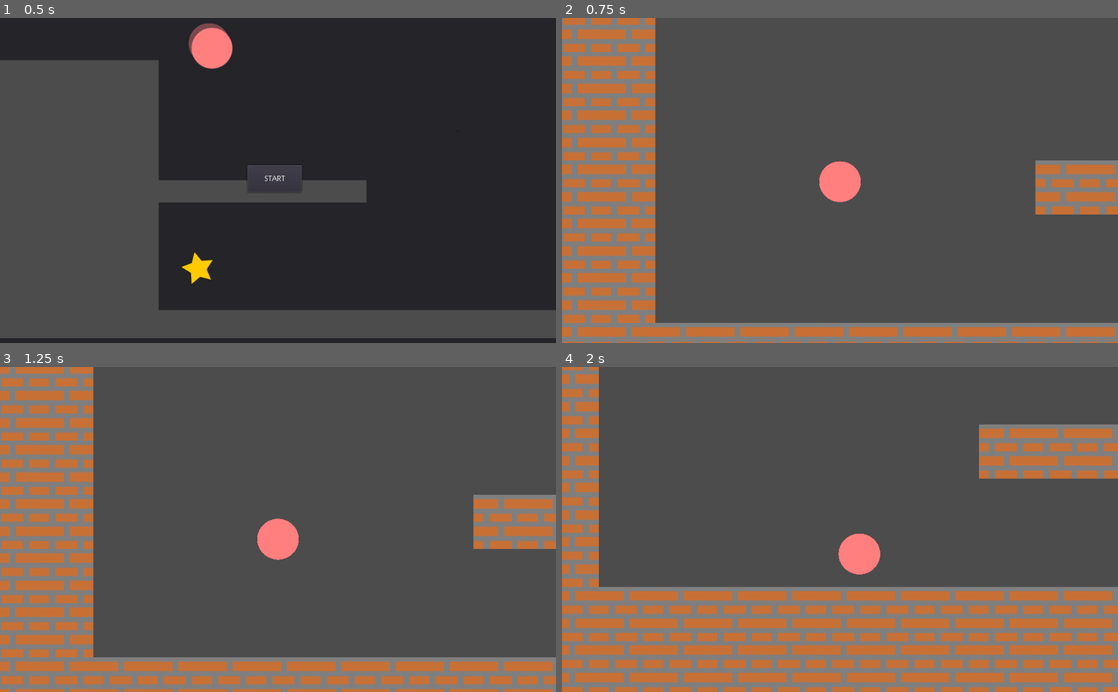
Above: before the commit, frames 1-4 (two rows, left to right).
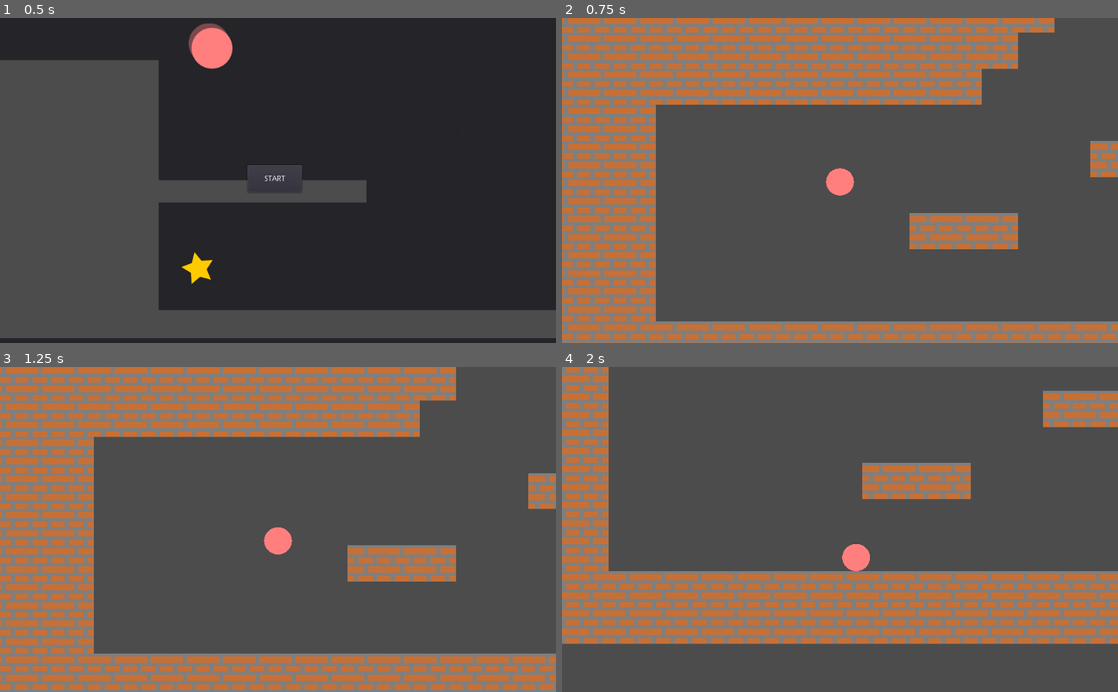
Above: after the commit, the same moments.

Repository: il4mb/bounce
Game: Godot game, scene res://Control.tscn
Two runs of this game, one before a commit and one after it. Both use one fixed random seed, a clock stepped at 60 frames per second and the inputs below.
Inputs:
- Up to frame 1 (0.5 s): no input
- Up to frame 2 (0.75 s): click "START" at 0.5 s
- Up to frame 3 (1.25 s): no input
- Up to frame 4 (2 s): hold Right (ui_right) from 1.28 s (still down); tap Up (ui_up) at 1.35, 1.52, 1.82 s

Frame 1 is identical in both runs. In frame 2, 33% of the frame differs, in the area x 0-100%, y 0-100%; in frame 3, 34%; in frame 4, 41%.

Commit message:
Changes to be committed: 	new file:   floor.gd 	modified:   new_tileset.tres 	modified:   player.gd 	modified:   player.tscn 	modified:   scene1.tscn

Diff:
--- /dev/null
+++ b/floor.gd
@@ -0,0 +1,16 @@
+extends Polygon2D
+
+
+# Declare member variables here. Examples:
+# var a = 2
+# var b = "text"
+
+
+# Called when the node enters the scene tree for the first time.
+func _ready():
+	pass
+
+
+# Called every frame. 'delta' is the elapsed time since the previous frame.
+func _process(delta):
+	print(delta)#	pass
--- a/new_tileset.tres
+++ b/new_tileset.tres
@@ -1,12 +1,9 @@
-[gd_resource type="TileSet" load_steps=4 format=2]
+[gd_resource type="TileSet" load_steps=3 format=2]
 
 [ext_resource path="res://assets/png/brick.png" type="Texture" id=1]
 
 [sub_resource type="ConvexPolygonShape2D" id=1]
-points = PoolVector2Array( 0, 0, 100, 0, 100, 100, 0, 100 )
-
-[sub_resource type="ConvexPolygonShape2D" id=2]
-points = PoolVector2Array( 0, 0, 100, 0, 100, 100, 0, 100 )
+points = PoolVector2Array( 0, 100, 0, 0, 100, 0, 100, 100, 100, 100 )
 
 [resource]
 0/name = "brick.png 0"
@@ -28,11 +25,5 @@
 "one_way_margin": 1.0,
 "shape": SubResource( 1 ),
 "shape_transform": Transform2D( 1, 0, 0, 1, 0, 0 )
-}, {
-"autotile_coord": Vector2( 0, 0 ),
-"one_way": false,
-"one_way_margin": 1.0,
-"shape": SubResource( 2 ),
-"shape_transform": Transform2D( 1, 0, 0, 1, 0, 0 )
 } ]
 0/z_index = 0
--- a/player.gd
+++ b/player.gd
@@ -1,22 +1,54 @@
 extends KinematicBody2D
 
-const GRAVITY = 200.0
-const WALK_SPEED = 200
+const GRAVITY = 350.0
+const WALK_SPEED = 250
+const JUMP = 400
 
-var velocity = Vector2()
+const velocity = Vector2()
+var is_runn = false
 
 func _physics_process(delta):
-	velocity.y += delta * GRAVITY
+
+	if ! is_on_floor():
+		velocity.y += delta * GRAVITY
+
+	if is_runn :
+		if velocity.x > 0 :
+			velocity.x -= 2
+		elif velocity.x < 0 :
+			velocity.x += 2
+		else :
+			is_runn = false
 
 	if Input.is_action_pressed("ui_left"):
 		velocity.x = -WALK_SPEED
+		is_runn = true
+
 	elif Input.is_action_pressed("ui_right"):
-		velocity.x =  WALK_SPEED
+		velocity.x = WALK_SPEED
+		is_runn = true
+
+	if Input.is_action_just_pressed("ui_up") :
+		# jump
+		if velocity.y <= 10 && velocity.y > -10 :
+			velocity.y = -JUMP
+
+	elif Input.is_action_just_pressed("ui_down") :
+		# down
+		print("nothing")
 	else:
-		velocity.x = 0
+		if is_on_floor():
+			velocity.y = (velocity.y/2) - velocity.y # efek memantul
+
+	if is_on_ceiling() :
+		print((velocity.y/200)*velocity.y)
+		velocity.y = (velocity.y/200)*velocity.y
+
+	print(velocity.y)
+	move_and_slide(velocity, Vector2(0, -1))
+
 
 	# We don't need to multiply velocity by delta because "move_and_slide" already takes delta time into account.
 
 	# The second parameter of "move_and_slide" is the normal pointing up.
 	# In the case of a 2D platformer, in Godot, upward is negative y, which translates to -1 as a normal.
-	move_and_slide(velocity, Vector2(0, -1))
--- a/player.tscn
+++ b/player.tscn
@@ -17,11 +17,14 @@
 position = Vector2( 0, -4.54747e-13 )
 scale = Vector2( 0.2, 0.2 )
 current = true
+zoom = Vector2( 1.5, 1.5 )
 limit_smoothed = true
 smoothing_enabled = true
 
 [node name="CollisionShape2D" type="CollisionShape2D" parent="."]
 position = Vector2( 3.8147e-06, -7.62939e-06 )
-scale = Vector2( 4.51544, 4.43909 )
+scale = Vector2( 3.81615, 3.82704 )
 shape = SubResource( 1 )
-one_way_collision = true
+
+[connection signal="tree_entered" from="Camera2D" to="." method="_on_Camera2D_tree_entered"]
+[connection signal="tree_entered" from="CollisionShape2D" to="." method="_on_CollisionShape2D_tree_entered"]
--- a/scene1.tscn
+++ b/scene1.tscn
@@ -7,7 +7,7 @@
 
 [node name="KinematicBody2D" parent="." instance=ExtResource( 1 )]
 light_mask = 1023
-position = Vector2( 440, 336 )
+position = Vector2( 608, 208 )
 scale = Vector2( 1.01732, 1 )
 
 [node name="TileMap" type="TileMap" parent="."]
@@ -15,3 +15,5 @@
 cell_size = Vector2( 100, 100 )
 format = 1
 tile_data = PoolIntArray( -458756, 0, 0, -458755, 0, 0, -458754, 0, 0, -458753, 0, 0, -524288, 0, 0, -524287, 0, 0, -52 …(4072 unchanged characters)…
+
+[connection signal="child_entered_tree" from="KinematicBody2D" to="KinematicBody2D" method="_on_KinematicBody2D_child_entered_tree"]
